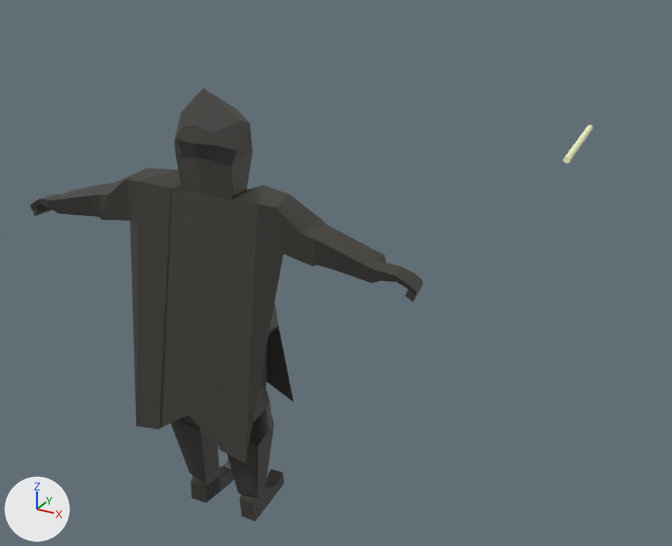
The FBX model Assets/EnemyRun.fbx: old version first, new version second.
Both versions are drawn from a 50 mm lens placed at (10.99, -27.43, 8.03), pointed at (-0.52, -6.49, -2.44). Every picture has the same lights, and +X, +Y and +Z are marked at lower left. Where no turn or scale is listed for an object, it has been applied to the vertices.

The older version as bpy lines, for what is in view:
```python
me_cube_001 = bpy.data.meshes.new('Cube.001')
me_cube_001.from_pydata(...)  # 505 vertices, 422 faces; spans x -6.1..6.1, y -3.18..0.07, z -8.01..4.65
# faces by material slot: [402, 18, 2]
me_cube_001.materials.append(mat_upper_body)  # black #3d3b36
me_cube_001.materials.append(mat_shoes)  # black #1f1f1f
me_cube_001.materials.append(mat_eyes)  # white #e7e7e7
me_cylinder = bpy.data.meshes.new('Cylinder')
me_cylinder.from_pydata(...)  # a 32-sided cylinder along z spanning x -1.0..1.0, y -1.0..1.0, z -1.0..1.0
me_cylinder.materials.append(mat_axe)  # beige #feffcb
ob_axe = bpy.data.objects.new('Axe', me_cylinder)
ob_axe.parent = ob_enemy
ob_axe.location = (5.449, 14.35, 0.0608)
ob_axe.rotation_euler = (-1.544, -2.915, 0.102)  # degrees (-88, -167, 5.8)
ob_axe.scale = (0.12, 0.12, 2.69)
ob_enemy = bpy.data.objects.new('Enemy', me_cube_001)
ob_enemy.location = (0.01, -11.56, 0.37)
ob_enemy.scale = (0.788, 0.788, 0.788)
```
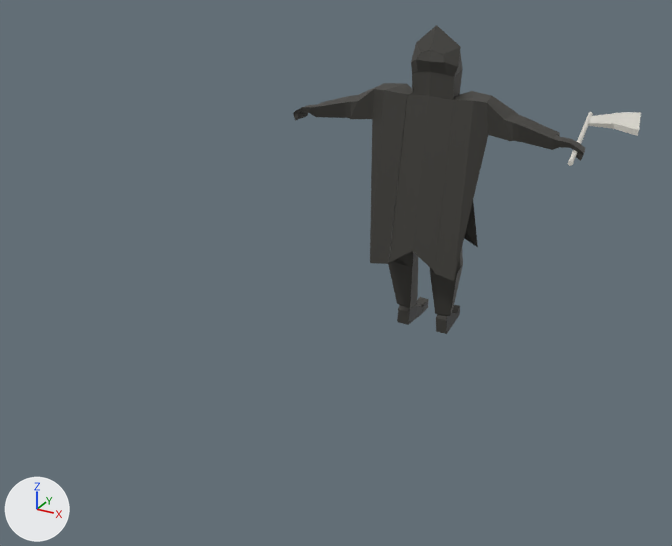
Diff of the bpy script that builds the scene:
```diff
--- a/Assets/EnemyRun.fbx.py
+++ b/Assets/EnemyRun.fbx.py
@@ mat_axe_005 @@
+mat_axe_005 = principled_material('Axe.005')
+mat_axe_005.base_color = (0.723, 0.701, 0.638)  # light grey #dddad1
@@ me_cylinder @@
 me_cylinder.from_pydata(...)  # 64 vertices, 34 faces; spans x -1.0..1.0, y -1.0..1.0, z -1.0..1.0
 # used by ob_axe; parent = ob_enemy; location = (5.449, 14.35, 0.0608); rotation_euler = (-1.544, -2.915, 0.102), in degrees (-88, -167, 5.8); scale = (0.12, 0.12, 2.69)
+# me_cylinder part 1: the whole mesh is multiplied about its middle by the matrix ((-0.045, 0.052, -0.526), (-0.011, 0.009, 2.591), (0.048, 0.051, 0.092))
 me_cylinder.materials.append(mat_axe)
@@ me_cube @@
+me_cube.from_pydata([(-1.93, 2.76, 1.96), (-1.92, 2.74, 2.09), (-1.68, 1.36, 1.67), (-1.65, 1.31, 1.88), (-3.24, 1.62, 1.98), (-3.24, 1.62, 2.06), (-3.12, 0.8, 1.95), (-3.09, 0.78, 2.03), (-2.45, 1.37, 1.81), (-2.44, 1.41, 1.96), (-2.52, 2.35, 2.0), (-2.49, 2.4, 2.1)], [], [(0, 1, 3, 2), (8, 9, 7, 6), (6, 7, 5, 4), (10, 11, 1, 0), (8, 6, 4, 10), (9, 3, 1, 11), (7, 9, 11, 5), (2, 8, 10, 0), (4, 5, 11, 10), (2, 3, 9, 8)])
+me_cube.materials.append(mat_axe_005)  # light grey #dddad1
@@ ob_enemy @@
 ob_enemy = bpy.data.objects.new('Enemy', me_cube_001)
-ob_enemy.location = (0.01, -11.56, 0.37)
+ob_enemy.location = (0.0, 0.0, 0.0)
 ob_enemy.scale = (0.788, 0.788, 0.788)
@@ ob_axe @@
 ob_axe = bpy.data.objects.new('Axe', me_cylinder)
-ob_axe.parent = ob_enemy
-ob_axe.location = (5.449, 14.35, 0.0608)
-ob_axe.rotation_euler = (-1.544, -2.915, 0.102)  # degrees (-88, -167, 5.8)
-ob_axe.scale = (0.12, 0.12, 2.69)
+ob_axe.location = (4.303, -0.0231, 0.549)
+ob_axe.rotation_euler = (1.149, -1.327, -1.034)  # degrees (66, -76, -59)
@@ ob_cube @@
+ob_cube = bpy.data.objects.new('Cube', me_cube)
+ob_cube.location = (7.23, 0.62, -1.42)
```

What differs and where, as boxes [x1, y1, x2, y2] in the pictures (672 x 546 px):
'Enemy', moved
    before: [30, 88, 423, 521]
    after: [293, 25, 585, 334]
'Cube', added
    after: [588, 112, 641, 136]
'Axe', reshaped, moved, turned, rescaled
    before: [563, 125, 593, 163]
    after: [568, 112, 593, 166]
